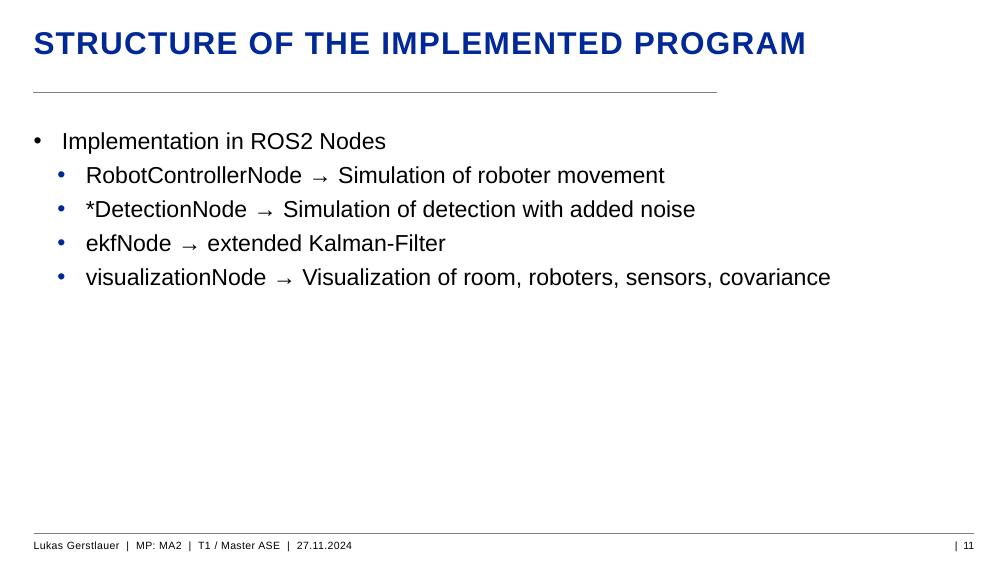
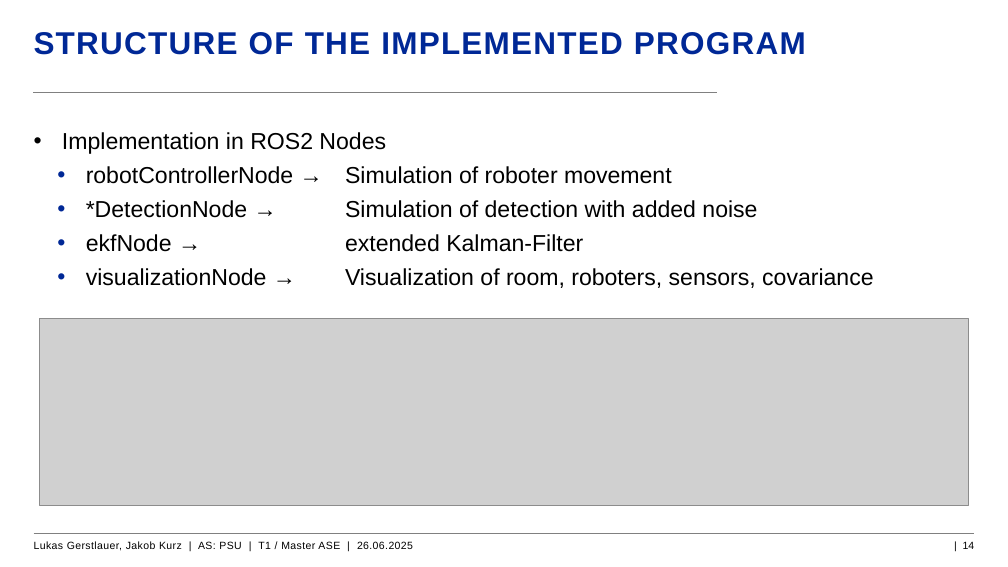
Before and after one commit to LGerstla01/ASPSU-Projects, a slide deck: slide 14 of Situation Understanding/Präsentation Kalmanfilter.pptx (slide 11 before the commit). Drawn at 1008x567 pixels with LibreOffice and Linux fonts; fonts in the diff are those of the drawing; grey boxes stand for pictures; background and template pictures are left out. Boxes give left, top, right and bottom in pixels: in the first picture for what was removed or moved away, otherwise in the second. Text is boxed around its words. In the diff, an @@ line names an element or a change of style, - is before the commit and + after.

```diff
--- a/Situation Understanding/Präsentation Kalmanfilter.pptx
+++ b/Situation Understanding/Präsentation Kalmanfilter.pptx
@@ text at (86,166,672,184): text changed @@
-  • RobotControllerNode → Simulation of roboter movement
+  • robotControllerNode → Simulation of roboter movement
@@ picture added at (39,318,969,505) @@
@@ text at (34,541,413,551): text changed @@
-Lukas Gerstlauer | MP: MA2 | T1 / Master ASE | 27.11.2024
+Lukas Gerstlauer, Jakob Kurz | AS: PSU | T1 / Master ASE | 26.06.2025
@@ page number at (963,541,975,549): text changed @@
-| 11
+| 14
```
Also in this commit, not shown: 12 other slides changed, 4 slides added, 1 other file.
